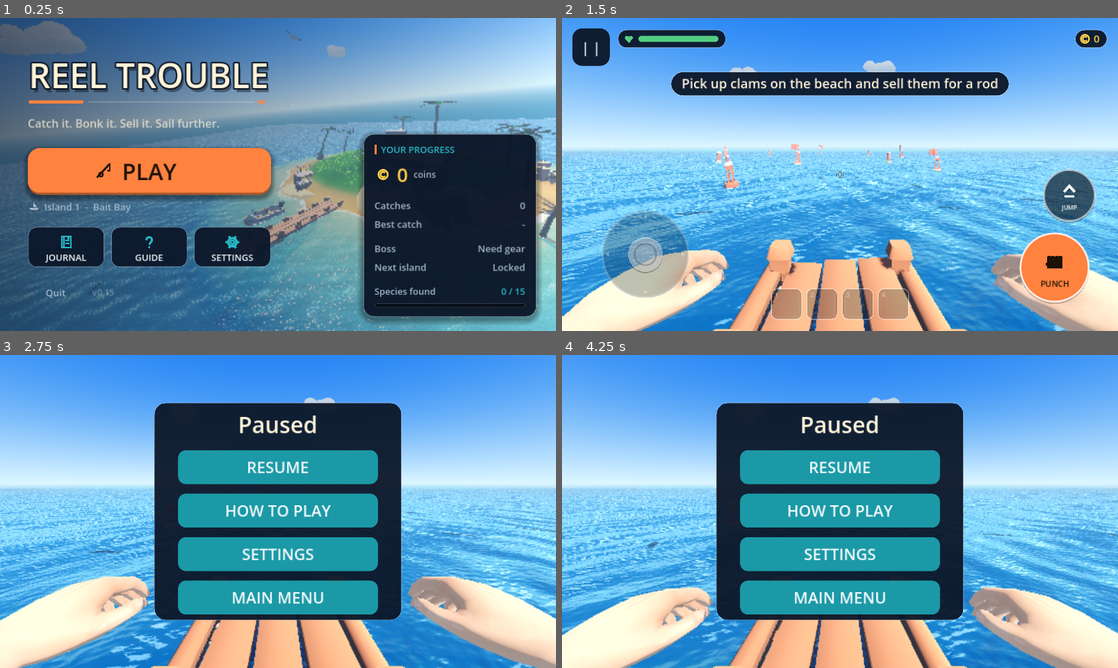
Above: before the commit, frames 1-4 (two rows, left to right).
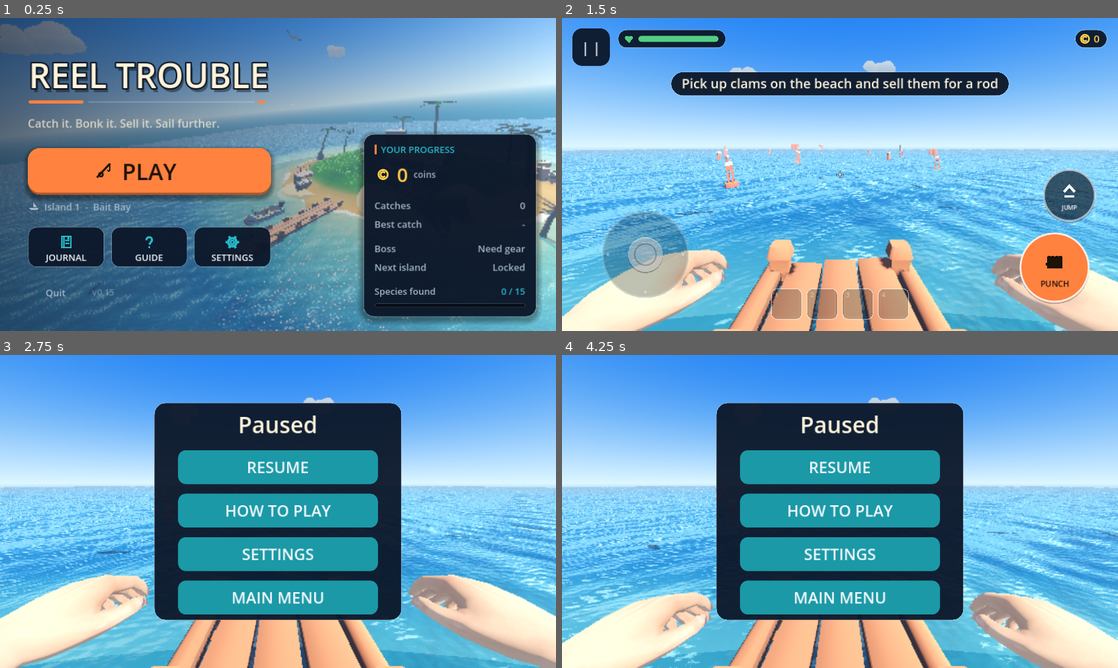
Above: after the commit, the same moments.

Repository: Max1081018/open_code
Game: Godot game, scene res://game.tscn
Same seed, same stepped clock (60 frames per second), same inputs: the game is played once before the commit and once after it.
Inputs:
- Up to frame 1 (0.25 s): no input
- Up to frame 2 (1.5 s): click "PLAY" at 0.5 s; click "START FISHING" at 1.25 s
- Up to frame 3 (2.75 s): click "| |" at 2 s
- Up to frame 4 (4.25 s): click "RESUME" at 2.75 s; click "| |" at 3.5 s

The runs differ from the first frame. In frame 1, 0.6% of the frame differs, in the area x 45-100%, y 40-71%; in frame 2, 9.6%; in frame 3, 15%; in frame 4, 17%, in the area x 0-100%, y 13-100%.

Commit message:
Frozen menu backdrop, cached sounds, depth-free water, fish that hangs still
Lag and loading
  - behind a menu the island is drawn for a few frames and then not at all,
    so a menu costs only its own buttons
  - every sound is synthesised in script, which is slow on a phone; each is
    now built once and its samples kept on disk, so later launches read them
    back instead of rebuilding them
  - Low and Medium use a water shader that never reads the depth buffer; the
    shallow tint at the shore is worked out from the island's shape instead

Fixes
  - the held fish spun in the hand as you turned: its side axis came from a
    cross product with world-up, which collapses when the fish points
    straight down. It now hangs by gravity, with the axis taken from the
    camera's right
  - shop rods lean against the wall instead of lying flat across the room
  - the rod is held lower in view
  - the market stall and the tower have fuller colliders

Parse-checked and spot-rendered; the full suite is still running.

Co-Authored-By: Claude Fable 5.2 <noreply@anthropic.com>
Claude-Session: https://claude.ai/code/session_019FPN93SDKwisezCSut5tqW

Diff:
--- /dev/null
+++ b/fishing/assets/water/stylized_water_lite.gdshader
@@ -0,0 +1,150 @@
+// Stylized Water
+// Depth-tinted water with foam where it meets objects, moving normal maps and
+// vertex waves.
+// Godot 4.7 · CC0 1.0 · godotlearning.com/shaders/stylized-water
+shader_type spatial;
+// blend_mix: ALPHA is transparency. depth_draw_opaque: depth is written for
+// opaque surfaces only, and writing ALPHA makes this one transparent, so the
+// water writes no depth. cull_back: the underside is not drawn. diffuse_burley
+// and specular_schlick_ggx are Godot's default lighting models.
+render_mode blend_mix, depth_draw_opaque, cull_back, diffuse_burley, specular_schlick_ggx;
+
+// Colour where the water is shallow. Alpha is how opaque it is there.
+uniform vec4 shallow_color : source_color = vec4(0.24, 0.8, 0.76, 0.45);
+// Colour where the water is depth_distance metres deep or more.
+uniform vec4 deep_color : source_color = vec4(0.02, 0.17, 0.33, 0.94);
+// Metres of water (measured straight down) over which the colour goes from
+// shallow_color to deep_color.
+uniform float depth_distance : hint_range(0.1, 10.0) = 2.0;
+// Colour of the foam. Alpha is how opaque the foam is.
+uniform vec4 foam_color : source_color = vec4(0.96, 0.98, 1.0, 1.0);
+// Metres of water depth that still get foam. 0 turns foam off.
+uniform float foam_width : hint_range(0.0, 1.0) = 0.2;
+// How high a crest can rise above the plane, in metres. 0 turns waves off.
+uniform float wave_height : hint_range(0.0, 1.0) = 0.1;
+// Length of the longest wave in metres. The other three are shorter.
+uniform float wave_length : hint_range(0.5, 20.0) = 4.0;
+// Speed of the waves and of the normal map scroll. 0 freezes the water. The
+// 0.01 step stops the water jumping when TIME wraps round after an hour.
+uniform float wave_speed : hint_range(0.0, 2.0, 0.01) = 0.5;
+// Two tileable normal maps, scrolled in different directions and added.
+uniform sampler2D normal_map_a : hint_normal, filter_linear_mipmap, repeat_enable;
+uniform sampler2D normal_map_b : hint_normal, filter_linear_mipmap, repeat_enable;
+// Strength of the small ripples from the normal maps. 0 leaves only the waves.
+uniform float normal_scale : hint_range(0.0, 2.0) = 0.25;
+// Metres covered by one tile of normal_map_a. normal_map_b tiles twice as often.
+uniform float normal_tile_size : hint_range(0.5, 50.0) = 8.0;
+// Surface roughness of the water. Low values give a small, sharp sun glint.
+uniform float roughness : hint_range(0.0, 1.0) = 0.06;
+
+// The depth buffer of everything opaque drawn before the water.
+uniform vec2 island_xz = vec2(0.0, 36.0);
+uniform float island_r = 23.0;
+uniform float island_h = 4.4;
+
+// A boat-shaped hole so the sea never shows inside the moored boat's hull.
+uniform vec2 hole_center = vec2(0.0, 0.0);
+uniform vec2 hole_axis = vec2(0.0, 1.0);
+uniform vec2 hole_half = vec2(0.0, 0.0);   // (half width, half length); 0 = no hole
+
+// Four sine waves: direction (unit vector), length as a fraction of
+// wave_length, share of wave_height, and how many half turns each makes per
+// unit of TIME * wave_speed. Whole numbers of half turns make every wave repeat
+// after 2 units, which is 4 seconds at the default wave_speed of 0.5.
+const vec2 WAVE_DIR[4] = vec2[4](
+	vec2(0.958, 0.287), vec2(-0.447, 0.894), vec2(0.6, -0.8), vec2(-0.894, -0.447)
+);
+const float WAVE_LENGTH[4] = float[4](1.0, 0.71, 0.53, 0.37);
+const float WAVE_SHARE[4] = float[4](0.4, 0.27, 0.2, 0.13);
+const float WAVE_HALF_TURNS[4] = float[4](1.0, 2.0, 2.0, 3.0);
+
+varying vec2 world_xz;
+
+// Height of the surface at a world position, and its slope along x and z.
+vec3 waves(vec2 xz, float t) {
+	float height = 0.0;
+	vec2 slope = vec2(0.0);
+	for (int i = 0; i < 4; i++) {
+		float k = TAU / (wave_length * WAVE_LENGTH[i]);
+		float phase = k * dot(WAVE_DIR[i], xz) - PI * WAVE_HALF_TURNS[i] * t;
+		float amplitude = wave_height * WAVE_SHARE[i];
+		height += amplitude * sin(phase);
+		// d/dx and d/dz of amplitude * sin(phase): the chain rule gives
+		// amplitude * cos(phase) * k * direction.
+		slope += amplitude * cos(phase) * k * WAVE_DIR[i];
+	}
+	return vec3(height, slope);
+}
+
+void vertex() {
+	// Waves are placed in world space, so tiles of water side by side line up.
+	vec3 world = (MODEL_MATRIX * vec4(VERTEX, 1.0)).xyz;
+	world_xz = world.xz;
+	vec3 wave = waves(world.xz, TIME * wave_speed);
+	VERTEX.y += wave.x;
+	// The surface y = h(x, z) has the normal (-dh/dx, 1, -dh/dz). Tangent and
+	// binormal tilt by the slope along their own direction, so normal mapping
+	// follows the waves.
+	vec2 slope = wave.yz;
+	NORMAL = normalize(vec3(-slope.x, 1.0, -slope.y));
+	TANGENT = normalize(vec3(TANGENT.x, dot(TANGENT.xz, slope), TANGENT.z));
+	BINORMAL = normalize(vec3(BINORMAL.x, dot(BINORMAL.xz, slope), BINORMAL.z));
+}
+
+void fragment() {
+	// The hull cut-out. This used to call discard, which costs a mobile GPU
+	// dearly on a surface that fills the screen: it loses early fragment
+	// rejection for the whole material. The water writes no depth, so fading
+	// the pixel to nothing looks identical and costs nothing.
+	float hull = 0.0;
+	if (hole_half.x > 0.0) {
+		vec2 d = world_xz - hole_center;
+		vec2 side = vec2(-hole_axis.y, hole_axis.x);
+		vec2 l = vec2(dot(d, side) / hole_half.x, dot(d, hole_axis) / hole_half.y);
+		// rounded-bow ellipse-ish footprint
+		hull = 1.0 - step(1.0, l.x * l.x + pow(abs(l.y), 3.0));
+	}
+	float t = TIME * wave_speed;
+
+	// Ripples: two normal maps scrolling in different directions. Each moves a
+	// whole number of tiles every 2 units of t, so the scroll loops with the waves.
+	vec2 uv = world_xz / normal_tile_size;
+	vec2 uv_a = uv + vec2(0.5, 0.0) * t;
+	vec2 uv_b = uv * 2.0 + vec2(-0.5, 0.5) * t;
+	vec2 ripple_a = texture(normal_map_a, uv_a).rg * 2.0 - 1.0;
+	vec2 ripple_b = texture(normal_map_b, uv_b).rg * 2.0 - 1.0;
+	// Adding the x and y slopes of two normal maps blends them; Godot rebuilds
+	// the blue channel from x and y.
+	vec2 ripple = ripple_a + ripple_b;
+	ripple /= max(1.0, length(ripple) / 0.95);
+
+	// Depth: rebuild the position of whatever opaque surface is behind this
+	// pixel, then measure how far below the water surface it is.
+	// No depth-buffer read here: on a phone that read forces a copy of the
+	// whole depth buffer every frame. The island is a known bump, so the
+	// depth of the water over it is worked out from where the pixel is.
+	vec2 dd = world_xz - island_xz;
+	float dist = length(dd);
+	float iu = 1.0 - (dist * dist) / (island_r * island_r);
+	float ground = dist >= island_r ? -0.30 - (dist - island_r) * 0.22 : island_h * iu * iu - 0.30;
+	float water_depth = max(-ground, 0.0);
+
+	// Colour: shallow to deep over depth_distance metres.
+	vec4 water = mix(shallow_color, deep_color, clamp(water_depth / depth_distance, 0.0, 1.0));
+
+	// Foam: 1 where the water touches something, 0 at foam_width metres deep.
+	// A threshold taken from the ripples breaks the band into moving patches.
+	float edge = foam_width > 0.0 ? 1.0 - clamp(water_depth / foam_width, 0.0, 1.0) : 0.0;
+	float threshold = clamp(0.5 + 0.35 * (ripple_a.x + ripple_b.y), 0.05, 0.95);
+	float foam = smoothstep(threshold - 0.06, threshold + 0.06, edge);
+
+	// A scatter of sun glints on the crests. This reuses the ripple values
+	// already sampled, so it costs three instructions and no texture read.
+	float glint = smoothstep(0.80, 0.99, ripple_a.x * 0.5 + ripple_b.y * 0.5 + 0.5);
+	ALBEDO = mix(water.rgb, foam_color.rgb, foam) + vec3(glint * 0.30 * (1.0 - foam));
+	ALPHA = mix(water.a, foam_color.a, foam) * (1.0 - hull);
+	ROUGHNESS = mix(roughness, 0.9, foam);
+	SPECULAR = 0.5;
+	NORMAL_MAP = vec3(ripple * 0.5 + 0.5, 1.0);
+	NORMAL_MAP_DEPTH = normal_scale * (1.0 - foam);
+}
--- a/fishing/fp_arms.gd
+++ b/fishing/fp_arms.gd
@@ -66,7 +66,7 @@
 var _tips: Array = []               # thumb and index fingertip attachments
 var _hand_l: BoneAttachment3D
 var _grip_l: Node3D
-const ROD_AIM := Vector3(0.02, 0.50, -1.0)    # player view: forward and up
+const ROD_AIM := Vector3(0.02, 0.36, -1.0)    # player view: forward and up
 const WEAPON_AIM := Vector3(-0.10, 1.0, -0.55) # blade up and forward, ready
 const HOLD_SHIFT := Vector3(-0.075, 0.035, 0)  # holding something: right hand clears the buttons
 
@@ -761,10 +761,14 @@
 		var sway := sin(_t * 2.1) * 0.06 + sin(_phase) * 0.05 * clampf(move_speed / 3.0, 0.0, 1.0)
 		# Hangs almost straight down off the fist, so it isn't swinging across
 		# the middle of the screen while you walk around with it.
-		var d := (cam.global_basis * Vector3(-0.03 + sway, -1.0, -0.1)).normalized()
-		var z := d.cross(Vector3.UP).normalized()
-		if z.length() < 0.1:
-			z = cam.global_basis.x.normalized()
+		# It hangs by gravity, straight down from the fist whichever way you
+		# look. The side axis is taken from the camera's right, which is always
+		# level: it used to come from a cross product with world-up, which
+		# collapses when the fish points straight down - and that is the only
+		# way it ever points, so it spun round in the hand as you turned.
+		var right := cam.global_basis.x.normalized()
+		var d := (Vector3.DOWN + right * (sway - 0.03)).normalized()
+		var z := (right - d * right.dot(d)).normalized()
 		var y := z.cross(d).normalized()
 		var b := Basis(d, y, z)
 		# Gripped at the narrow part in front of the tail fin, not at the very
--- a/fishing/game.gd
+++ b/fishing/game.gd
@@ -126,6 +126,7 @@
 var boat_deck: AnimatableBody3D
 var _cargo: Array = []            # [body, local offset] riding the boat
 var _hold_far_t := 0.0
+var _menu_frames := 0            # frames spent behind a menu, to freeze the backdrop
 var _gift_t := 0.0               # a beat after the key arrives, before the shout
 
 # Boat
@@ -1186,6 +1187,9 @@
 	smat.set_shader_parameter("normal_map_a", load("res://assets/water/water_normal_a.png"))
 	smat.set_shader_parameter("normal_map_b", load("res://assets/water/water_normal_b.png"))
 	smat.set_shader_parameter("hole_half", Vector2(0.92, 2.35))
+	smat.set_shader_parameter("island_xz", Vector2(HOME.x, HOME.z))
+	smat.set_shader_parameter("island_r", HOME_R)
+	smat.set_shader_parameter("island_h", HOME_H)
 	plane.material = smat
 	water_mat = smat
 	water.mesh = plane
@@ -1479,7 +1483,7 @@
 	var ty := _island_y(HOME, HOME_R, HOME_H, 3.0, 42.0)
 	var tower := _spawn("tower", Vector3(3.0, ty - 0.2, 42.0), -0.5, 1.2)
 	_static_props.append(tower)
-	_solidify(tower, 0.55)
+	_solidify(tower, 0.85)
 
 	# Buoys bobbing on the open water (they float at their origin).
 	for b in [
@@ -1582,12 +1586,12 @@
 
 func _build_sounds() -> void:
 	var streams := {
-		"whoosh": Sfx.whoosh(), "splash": Sfx.splash(), "bite": Sfx.bite(),
-		"click": Sfx.click(), "caught": Sfx.caught(), "snap": Sfx.snap(),
-		"bonk": Sfx.bonk(), "hurt": Sfx.hurt(), "coins": Sfx.coins(),
-		"step_soft": Sfx.step_soft(), "step_wood": Sfx.step_wood(), "gull": Sfx.gull(),
-		"thunder": Sfx.thunder(),
-		"jump": Sfx.whoosh(), "pickup": Sfx.pickup(),
+		"whoosh": _sfx("whoosh"), "splash": _sfx("splash"), "bite": _sfx("bite"),
+		"click": _sfx("click"), "caught": _sfx("caught"), "snap": _sfx("snap"),
+		"bonk": _sfx("bonk"), "hurt": _sfx("hurt"), "coins": _sfx("coins"),
+		"step_soft": _sfx("step_soft"), "step_wood": _sfx("step_wood"), "gull": _sfx("gull"),
+		"thunder": _sfx("thunder"),
+		"jump": _sfx("whoosh"), "pickup": _sfx("pickup"),
 	}
 	for key in streams:
 		var p := AudioStreamPlayer.new()
@@ -1621,12 +1625,12 @@
 	var key: String = _amb_todo.pop_front()
 	var p: AudioStreamPlayer = players[key]
 	match key:
-		"surf": p.stream = Sfx.surf_loop()
-		"wind": p.stream = Sfx.wind_loop()
-		"rain": p.stream = Sfx.rain_loop()
-		"engine": p.stream = Sfx.engine_loop()
+		"surf": p.stream = _sfx("surf_loop")
+		"wind": p.stream = _sfx("wind_loop")
+		"rain": p.stream = _sfx("rain_loop")
+		"engine": p.stream = _sfx("engine_loop")
 		"music":
-			p.stream = Sfx.music_loop()
+			p.stream = _sfx("music_loop")
 			_apply_music_volume()
 	if key != "engine":
 		p.play()
@@ -1640,6 +1644,35 @@
 	var v: float = float(menu_ui.settings.get("music_vol", 0.5)) if menu_ui else 0.5
 	var p: AudioStreamPlayer = players["music"]
 	p.volume_db = -60.0 if v <= 0.01 else lerpf(-32.0, -13.0, clampf(v, 0.0, 1.0))
+
+
+## Every sound is synthesised in script, which is slow on a phone: several
+## seconds of start-up on a first launch. So each one is built once and its
+## samples kept on disk; every launch after that just reads them back.
+func _sfx(key: String) -> AudioStreamWAV:
+	var path := "user://sfx_v5_%s.bin" % key
+	if FileAccess.file_exists(path):
+		var f := FileAccess.open(path, FileAccess.READ)
+		if f and f.get_length() > 12:
+			var w := AudioStreamWAV.new()
+			w.format = AudioStreamWAV.FORMAT_16_BITS
+			w.mix_rate = f.get_32()
+			var looped := f.get_32()
+			var n := f.get_32()
+			w.data = f.get_buffer(n)
+			if looped == 1:
+				w.loop_mode = AudioStreamWAV.LOOP_FORWARD
+				w.loop_end = n / 2
+			if w.data.size() == n and n > 0:
+				return w
+	var made: AudioStreamWAV = Callable(Sfx, key).call()
+	var out := FileAccess.open(path, FileAccess.WRITE)
+	if out:
+		out.store_32(made.mix_rate)
+		out.store_32(1 if made.loop_mode == AudioStreamWAV.LOOP_FORWARD else 0)
+		out.store_32(made.data.size())
+		out.store_buffer(made.data)
+	return made
 
 
 func _play(key: String) -> void:
@@ -1702,6 +1735,17 @@
 
 func _process(delta: float) -> void:
 	elapsed += delta
+	# Behind a menu the island is a backdrop. Draw it for a few frames, then
+	# stop drawing it at all: the menu costs nothing but its own buttons.
+	if render_view and render_view.view:
+		if app_state == "playing":
+			_menu_frames = 0
+			if render_view.view.render_target_update_mode != SubViewport.UPDATE_ALWAYS:
+				render_view.view.render_target_update_mode = SubViewport.UPDATE_ALWAYS
+		else:
+			_menu_frames += 1
+			if _menu_frames == 20 and not autotest:
+				render_view.view.render_target_update_mode = SubViewport.UPDATE_DISABLED
 	if autotest:
 		_autotest(delta)
 
@@ -2453,7 +2497,9 @@
 	_add_weapon_display("fistweapon_A", Vector3(x1 - 0.40, t3, z0 + 0.55), Vector3(0, -PI * 0.5, 0), 0.55)
 	# The best of the lot, mounted on the side wall above the stands.
 	_add_weapon_display("axe_A", Vector3(x0 + 0.08, floor_y + 1.55, z0 + 1.05), Vector3(0, PI * 0.5, 0), 0.50)
-	_add_weapon_display("rod", Vector3(x1 - 0.14, floor_y + 1.05, z0 + 1.05), Vector3(0, PI * 0.5, 0), 0.38)
+	# Rods lean against the wall on their butts. Laid flat they are two metres
+	# long and stuck out across the room looking like they were floating.
+	_add_weapon_display("rod", Vector3(x1 - 0.16, floor_y, z0 + 1.05), Vector3(0, PI * 0.5, PI * 0.5), 0.22)
 	# The shop already has a wall rack of rods in it, so that is what you buy
 	# from: one pick box over the rack, offering whichever rod is next. Adding
 	# four more rod models to a room this full only made a mess of it.
@@ -2478,8 +2524,7 @@
 	var t5 := _pedestal(Vector3(cx, floor_y, z0 + 1.75))
 	# The key and the chart are not for sale any more - they are earned, so
 	# the table they used to sit on is bare.
-	var t4 := _pedestal(Vector3(x1 - 0.40, floor_y, z0 + 1.55))
-	_add_weapon_display("boss_reel", Vector3(x1 - 0.40, t4, z0 + 1.55), Vector3(0, 0, 0), 0.30)
+	_add_weapon_display("boss_reel", Vector3(x1 - 0.16, floor_y, z0 + 1.75), Vector3(0, PI * 0.5, PI * 0.5), 0.25)
 
 	var ceil := MeshInstance3D.new()
 	var cm := BoxMesh.new()
@@ -2531,7 +2576,8 @@
 	var body := StaticBody3D.new()
 	var col := CollisionShape3D.new()
 	var bs := BoxShape3D.new()
-	bs.size = Vector3(1.4, 1.2, 3.6)
+	var sbox := _node_aabb(stall)
+	bs.size = Vector3(maxf(1.4, sbox.size.x * 0.62), 1.2, maxf(3.6, sbox.size.z * 0.86))
 	col.shape = bs
 	body.add_child(col)
 	body.position = Vector3(MARKET_POS.x, g + 0.6, MARKET_POS.z)
@@ -3557,6 +3603,10 @@
 ## is built and again whenever the graphics setting changes.
 func _apply_prop_range() -> void:
 	var q: int = clampi(quality, 0, Q_PROP.size() - 1)
+	if water_mat:
+		var want_sh: Shader = WATER_LITE if q <= 1 else WATER_FULL
+		if water_mat.shader != want_sh:
+			water_mat.shader = want_sh
 	if water_plane and water_plane.subdivide_width != Q_SEA[q]:
 		water_plane.subdivide_width = Q_SEA[q]
 		water_plane.subdivide_depth = Q_SEA[q]
@@ -3867,6 +3917,9 @@
 const Q_RAIN := [110, 190, 250, 300]
 # How finely the sea is cut up, per preset.
 const Q_SEA := [44, 64, 88, 104]
+# Low and Medium use a water shader that never reads the depth buffer.
+const WATER_FULL := preload("res://assets/water/stylized_water.gdshader")
+const WATER_LITE := preload("res://assets/water/stylized_water_lite.gdshader")
 # Shadow atlas per preset. Four splits over 75 m at 4096 was the single most
 # expensive thing in an Ultra frame on a phone - four passes over the whole
 # island - and at this art style it is indistinguishable from two splits over
@@ -3897,6 +3950,9 @@
 		# a backdrop, and a panel sits over most of it. Two thirds of the
 		# resolution there buys a menu that scrolls and taps smoothly.
 		var menu_cut := 1.0 if app_state == "playing" else 0.66
+		_menu_frames = 0                  # redraw the backdrop with the new settings
+		if render_view.view:
+			render_view.view.render_target_update_mode = SubViewport.UPDATE_ALWAYS
 		if res == "Auto" or not res.ends_with("%"):
 			render_view.set_quality(Q_SCALE[q] * menu_cut, q >= 2, Q_ROWS[q])
 		else:
